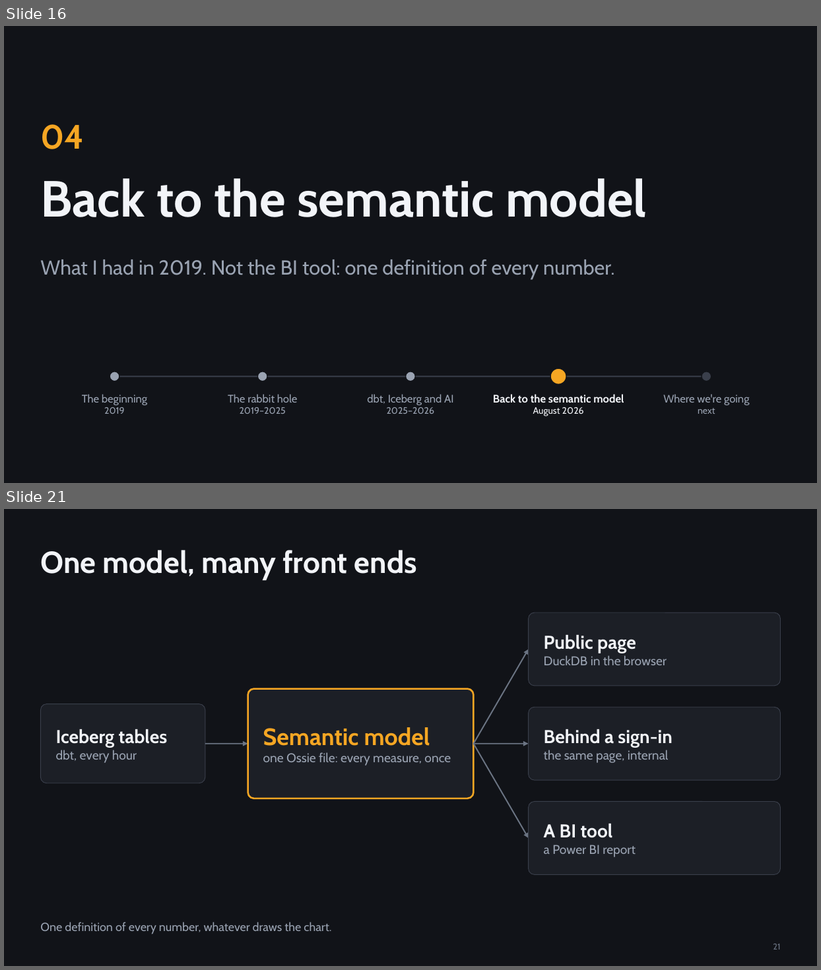
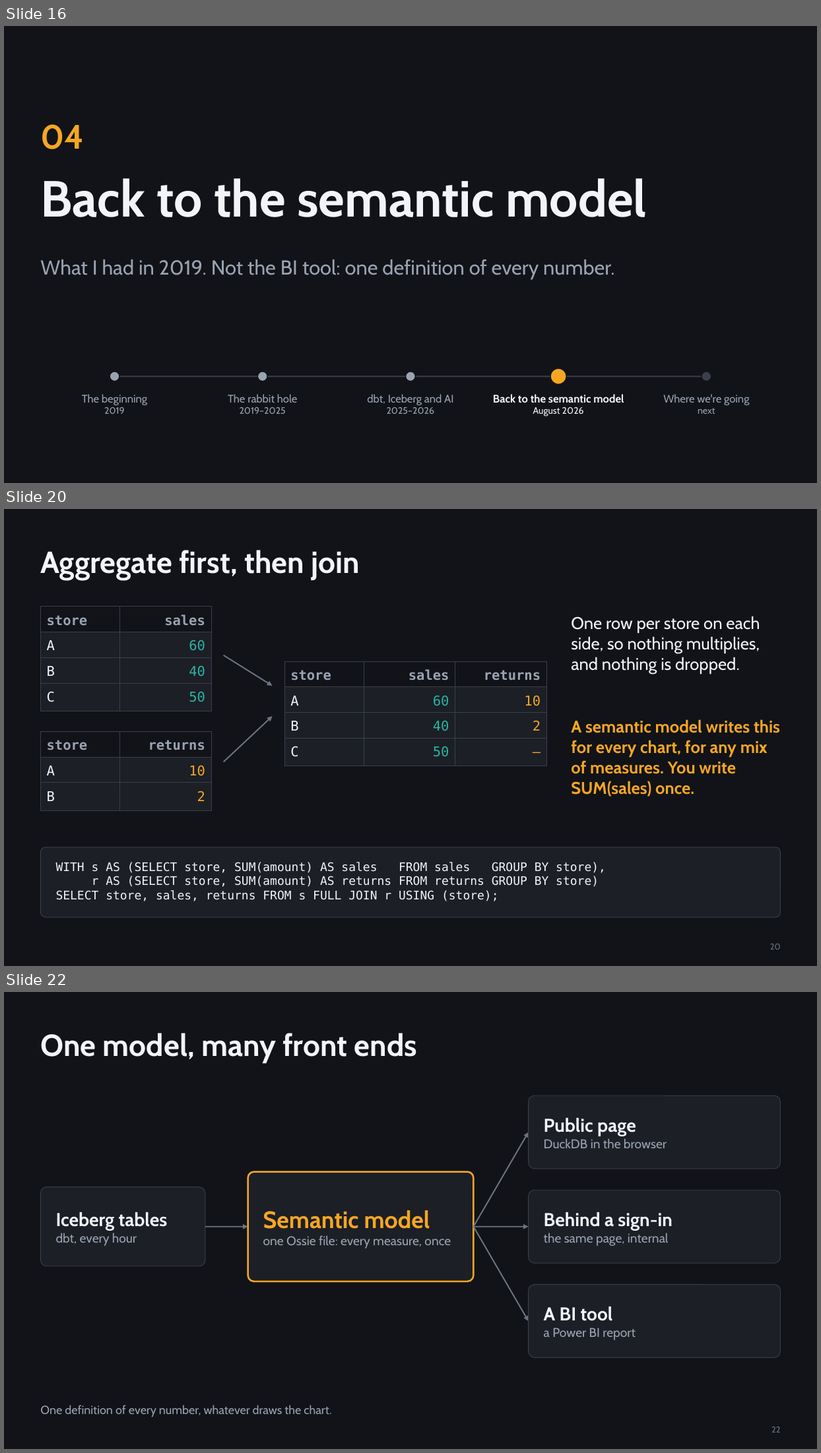
Before and after one commit to djouallah/presentations, a slide deck: analytics-as-code/analytics-as-code.pptx. Shown one above the other, each under a label of ours: slides 16 and 21 before the commit, slides 16, 20 and 22 after it; the slides between them are not shown. The pictures are 821x970 and 821x1453 pixels, drawn with LibreOffice and Linux fonts; fonts in the diff are those of the drawing. Boxes give left, top, right and bottom in pixels: in the first picture for what was removed or moved away, otherwise in the second. Text is boxed around its words. In the diff, an @@ line names an element or a change of style, - is before the commit and + after.

```diff
--- a/analytics-as-code/analytics-as-code.pptx
+++ b/analytics-as-code/analytics-as-code.pptx
@@ slide 20 added at bbox=[4, 509, 817, 966], background #111318 @@
@@ title added at bbox=[40, 550, 360, 580], 36 pt, text #F2F4F8, bold @@
+Aggregate first, then join
@@ table added at bbox=[40, 607, 211, 632], 1 rows, 2 columns @@
+store | sales
@@ text added at bbox=[571, 616, 760, 674], 20 pt, text #F2F4F8 @@
+One row per store on each side, so nothing multiplies, and nothing is dropped.
@@ table added at bbox=[40, 632, 211, 658], 1 rows, 2 columns @@
+A | 60
@@ table added at bbox=[40, 658, 211, 683], 1 rows, 2 columns @@
+B | 40
@@ arrow added from (224, 656) to (273, 686), #6B7483 1.5 pt @@
@@ table added at bbox=[284, 661, 547, 687], 1 rows, 3 columns @@
+store | sales | returns
@@ table added at bbox=[40, 683, 211, 709], 1 rows, 2 columns @@
+C | 50
@@ table added at bbox=[284, 687, 547, 713], 1 rows, 3 columns @@
+A | 60 | 10
@@ arrow added from (224, 762) to (273, 716), #6B7483 1.5 pt @@
@@ table added at bbox=[284, 713, 547, 739], 1 rows, 3 columns @@
+B | 40 | 2
@@ text added at bbox=[571, 720, 780, 797], 20 pt, text #F5A623, bold @@
+A semantic model writes this for every chart, for any mix of measures. You write SUM(sales) once.
@@ table added at bbox=[40, 731, 211, 757], 1 rows, 2 columns @@
+store | returns
@@ table added at bbox=[284, 739, 547, 764], 1 rows, 3 columns @@
+C | 50 | –
@@ table added at bbox=[40, 757, 211, 783], 1 rows, 2 columns @@
+A | 10
@@ table added at bbox=[40, 783, 211, 809], 1 rows, 2 columns @@
+B | 2
@@ rounded rectangle added at bbox=[40, 848, 781, 918], fill #1C1F26, outline #3A3F4B 0.75 pt @@
@@ text added at bbox=[56, 862, 606, 902], 14 pt, text #F2F4F8 @@
+WITH s AS (SELECT store, SUM(amount) AS sales FROM sales GROUP BY store),
+r AS (SELECT store, SUM(amount) AS returns FROM returns GROUP BY store)
+SELECT store, sales, returns FROM s FULL JOIN r USING (store);
@@ page number added at bbox=[770, 944, 781, 950], 10 pt, text #6B7483 @@
+20
@@ what was slide 21 is now slide 22 @@
@@ page number at bbox=[772, 1427, 780, 1433]: text changed @@
-21
+22
```
Also in this commit, not shown: 1 slide changed, 4 other slides added, 4 slides removed, 5 other files.
